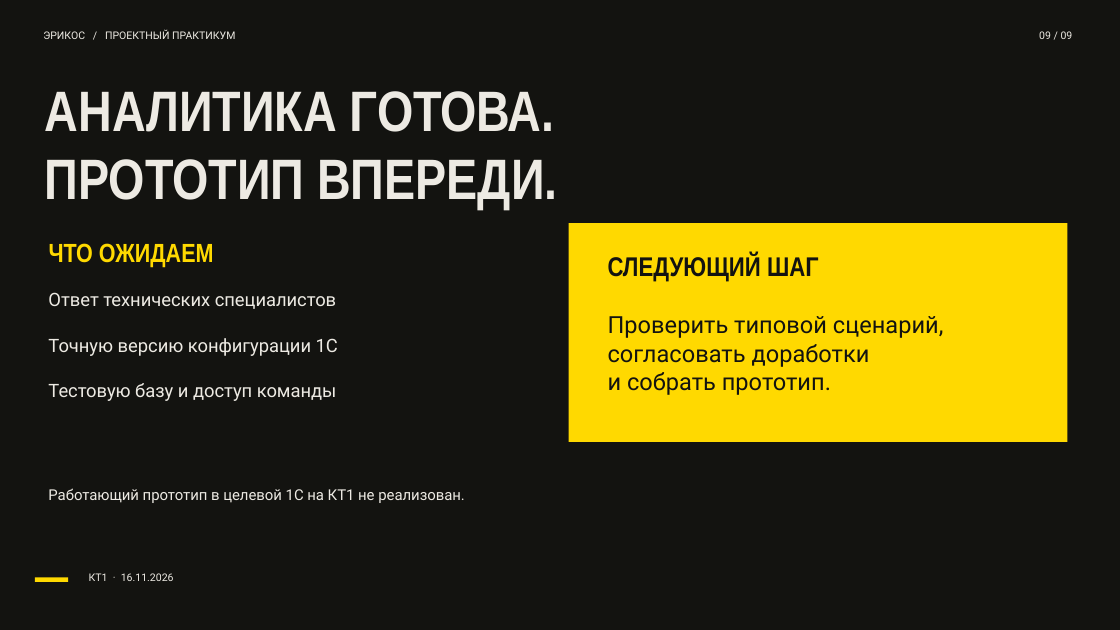
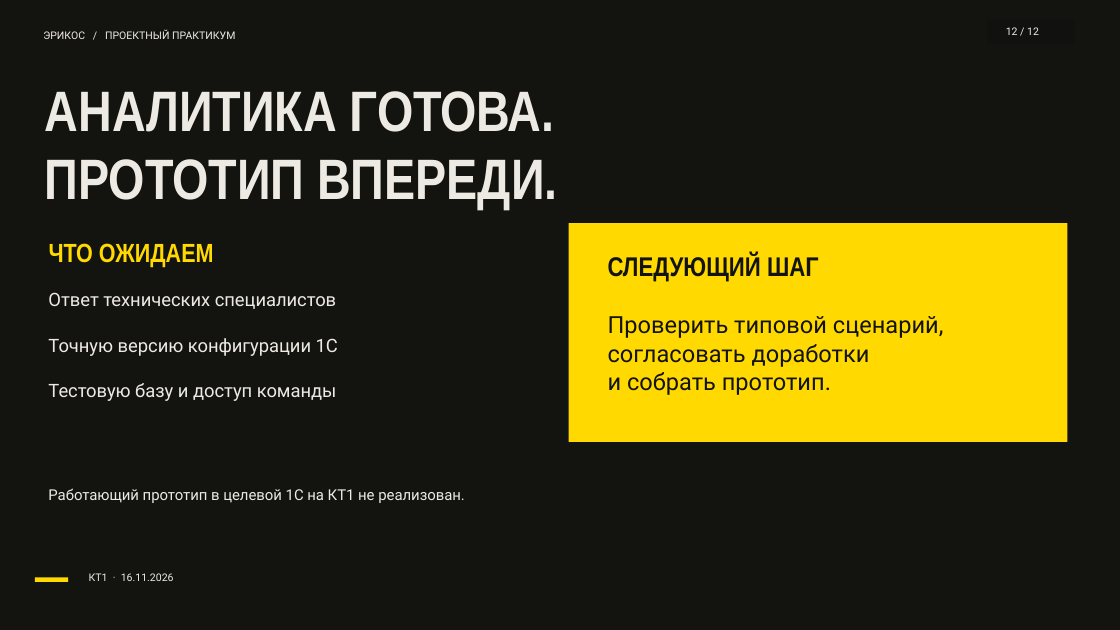
Before and after one commit to matveydurden/ericos-meetings-1c, a slide deck: slide 12 of presentation/kt1-presentation.pptx (slide 9 before the commit). Drawn at 1120x630 pixels with LibreOffice and Linux fonts; fonts in the diff are those of the drawing. Boxes give left, top, right and bottom in pixels: in the first picture for what was removed or moved away, otherwise in the second. Text is boxed around its words. In the diff, an @@ line names an element or a change of style, - is before the commit and + after.

```diff
--- a/presentation/kt1-presentation.pptx
+++ b/presentation/kt1-presentation.pptx
@@ rectangle added at <box>987,19,1075,44</box>, fill #11110F @@
@@ text added at <box>1006,27,1039,35</box>, 9 pt, text #EEEAE2 @@
+12 / 12
@@ text removed at <box>1039,31,1073,39</box> @@
-09 / 09
```
Also in this commit, not shown: 7 other slides changed, 3 slides added, 10 other files.
